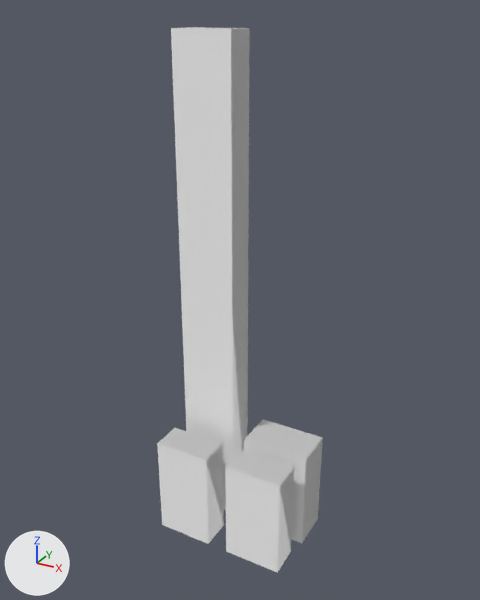
What one commit did to the glTF model assets/models/city_block_12345_6_15.glb.
Both versions are drawn from a 50 mm lens placed at (7.78, -13.97, 14.44), pointed at (-0.01, 0.2, 7.36). Lighting does not change. The marker at lower left points along +X, +Y and +Z. The older version comes first.

Objects in the first picture: 'block_15'.
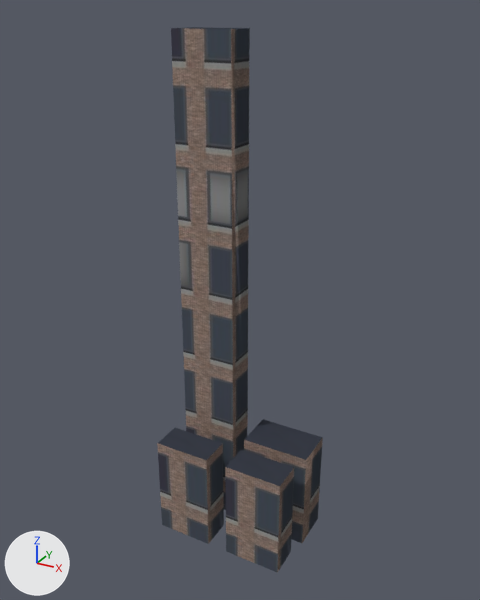
Patch to the scene script:
```diff
--- a/assets/models/city_block_12345_6_15.glb.py
+++ b/assets/models/city_block_12345_6_15.glb.py
@@ img_image_0 @@
+img_image_0 = load_image('Image_0', '_unpacked/Image_0', 512, 512, 'sRGB')
@@ mat_tier1 @@
+mat_tier1 = principled_material('tier1')
+mat_tier1.texture = img_image_0
+mat_tier1.roughness = 0.9
@@ mat_tier1_002 @@
+mat_tier1_002 = principled_material('tier1.002')
+mat_tier1_002.texture = img_image_0
+mat_tier1_002.roughness = 0.9
@@ mat_tier1_003 @@
+mat_tier1_003 = principled_material('tier1.003')
+mat_tier1_003.texture = img_image_0
+mat_tier1_003.roughness = 0.9
@@ mat_tier1_001 @@
+mat_tier1_001 = principled_material('tier1.001')
+mat_tier1_001.texture = img_image_0
+mat_tier1_001.roughness = 0.9
@@ me_block_15 @@
 me_block_15.from_pydata(...)  # 32 vertices, 48 faces; spans x -1.95..2.1, y -1.2..1.35, z 0.0..14.0
 # used by ob_block_15; location = (0.0, 0.0, 0.0)
+# me_block_15 part 1: all 12 faces centred in x -1.95..-0.3, y 0.3..1.2, z 0.0..14.0 switch from mat_default (white #ffffff) to mat_tier1 (picture img_image_0)
+# me_block_15 part 2: all 12 faces centred in x -1.95..-0.3, y -1.2..-0.3, z 0.0..3.0 switch from mat_default (white #ffffff) to mat_tier1_001 (picture img_image_0)
+# me_block_15 part 3: all 12 faces centred in x 0.15..2.1, y 0.15..1.35, z 0.0..3.0 switch from mat_default (white #ffffff) to mat_tier1_002 (picture img_image_0)
+# me_block_15 part 4: all 12 faces centred in x 0.3..1.95, y -1.2..-0.3, z 0.0..3.0 switch from mat_default (white #ffffff) to mat_tier1_003 (picture img_image_0)
+# me_block_15 part 5: texture (UV) coordinates of 48 of 48 faces, centred in x -1.95..2.1, y -1.2..1.35, z 0.0..14.0, changed; they spanned u 0.0..0.0, v 0.0..0.0 and now span u 0.0..0.16, v 0.0..1.17
```

Where the change shows, as pixel boxes (x1, y1, x2, y2) in the pictures (480 x 600 px):
'block_15', recoloured, surface changed (darker)
    both: (157, 27, 323, 573)
part 1 of me_block_15, recoloured (darker)
    both: (171, 27, 250, 510)
part 2 of me_block_15, recoloured (darker)
    both: (157, 428, 224, 544)
part 3 of me_block_15, recoloured (darker)
    both: (244, 419, 323, 543)
part 4 of me_block_15, recoloured (darker)
    both: (225, 450, 294, 573)
part 5 of me_block_15, surface changed (darker)
    both: (157, 27, 323, 573)
